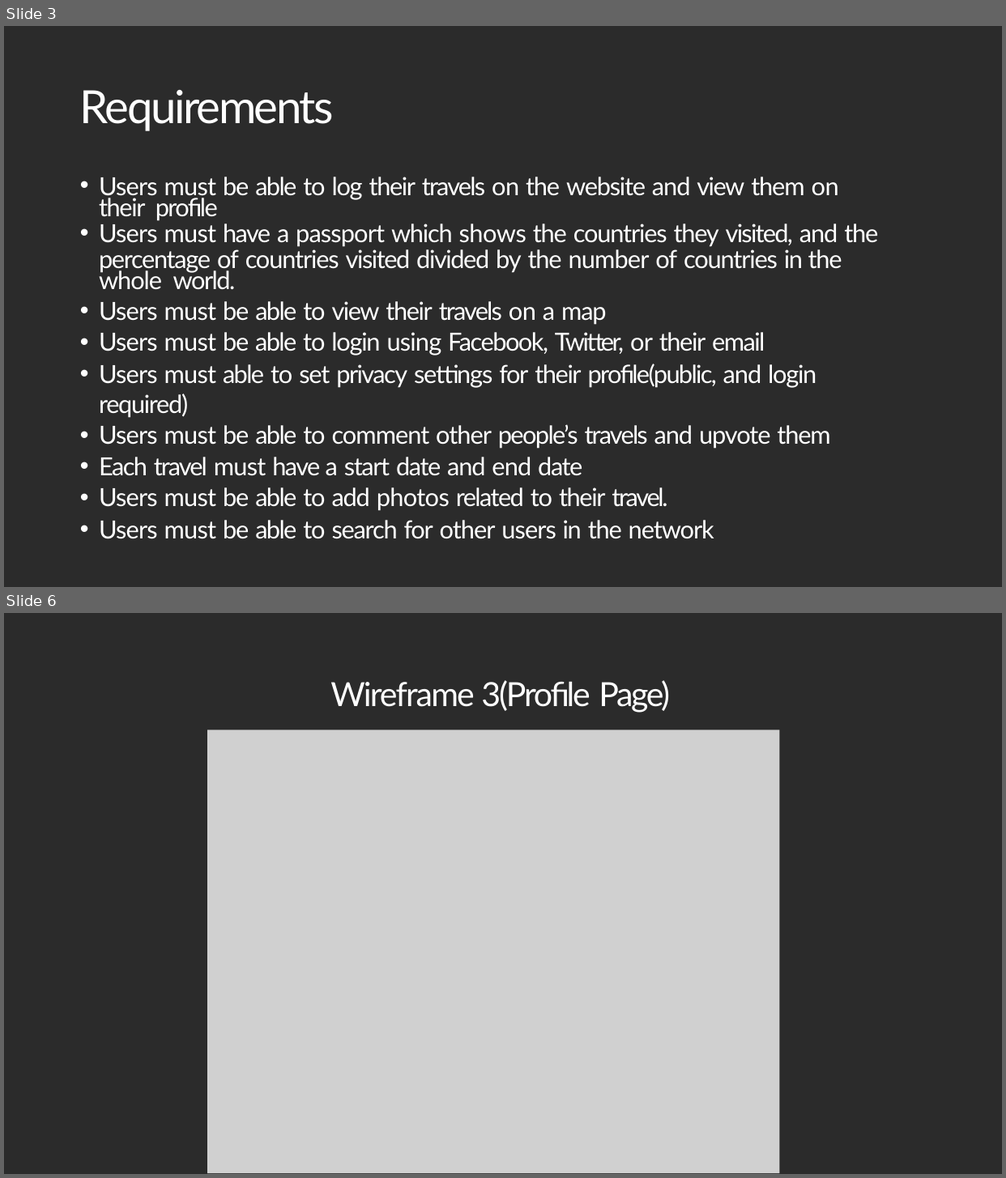
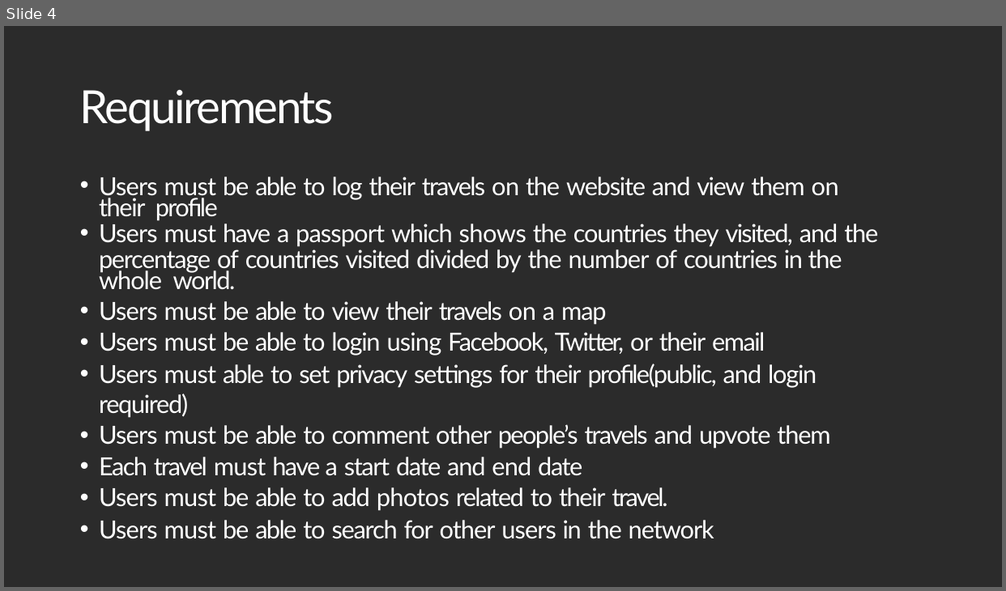
Before and after one commit to fmavb/travelmate, a slide deck: travelmate.pptx. Shown one above the other, each under a label of ours: slides 3 and 6 before the commit, slide 4 after it; the slides between them are not shown. The pictures are 1006x1178 and 1006x591 pixels, drawn with LibreOffice and Linux fonts; fonts in the diff are those of the drawing; grey boxes stand for pictures; background and template pictures are left out; a plain dark background stands for a picture behind light text. Boxes give left, top, right and bottom in pixels: in the first picture for what was removed or moved away, otherwise in the second. Text is boxed around its words. In the diff, an @@ line names an element or a change of style, - is before the commit and + after.

```diff
--- a/travelmate.pptx
+++ b/travelmate.pptx
@@ slide 6 removed at <box>4,613,1002,1174</box>, background picture (left out) @@
@@ title removed at <box>330,680,670,713</box> @@
-Wireframe 3(Profile Page)
@@ picture removed at <box>207,730,780,1174</box> @@
@@ what was slide 3 is now slide 4 @@
```
Also in this commit, not shown: 1 slide added, 6 other slides removed.
